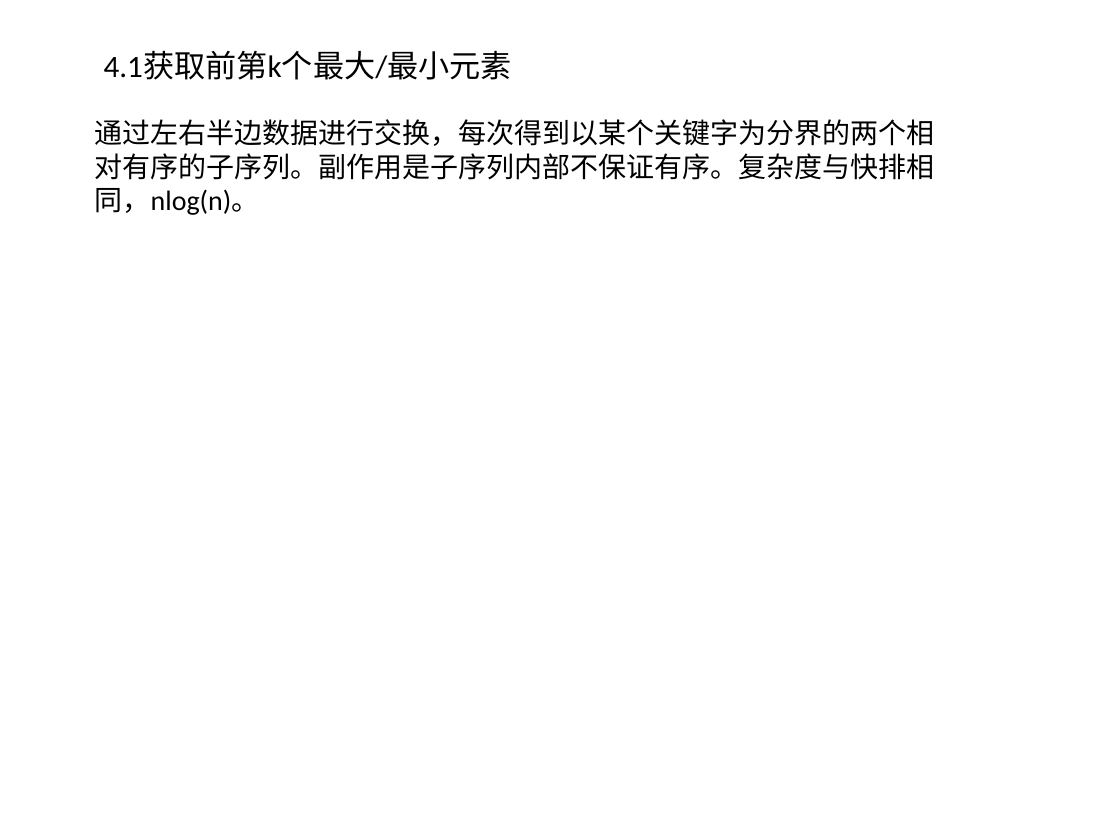
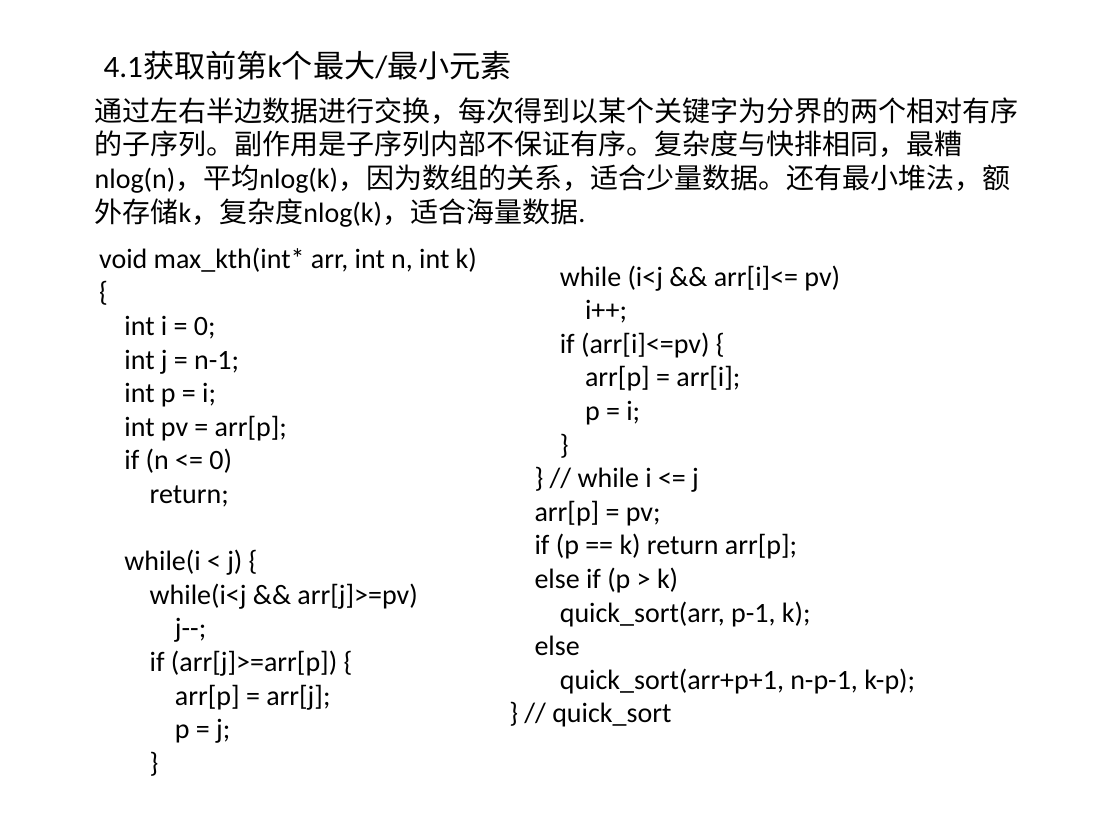
Before and after one commit to willkk/go, a slide deck: slide 6 of algos_summary.pptx. Drawn at 1120x840 pixels with LibreOffice and Linux fonts; fonts in the diff are those of the drawing. Boxes give left, top, right and bottom in pixels: in the first picture for what was removed or moved away, otherwise in the second. Text is boxed around its words. In the diff, an @@ line names an element or a change of style, - is before the commit and + after.

```diff
--- a/algos_summary.pptx
+++ b/algos_summary.pptx
@@ text at [95,97,1019,227]: text changed @@
-通过左右半边数据进行交换，每次得到以某个关键字为分界的两个相对有序的子序列。副作用是子序列内部不保证有序。复杂度与快排相同，nlog(n)。
+通过左右半边数据进行交换，每次得到以某个关键字为分界的两个相对有序的子序列。副作用是子序列内部不保证有序。复杂度与快排相同，最糟nlog(n)，平均nlog(k)，因为数组的关系，适合少量数据。还有最小堆法，额外存储k，复杂度nlog(k)，适合海量数据.
@@ text added at [99,247,477,743], 18 pt, text #000000 @@
+void max_kth(int* arr, int n, int k)
+{
+int i = 0;
+int j = n-1;
+int p = i;
+int pv = arr[p];
+if (n <= 0)
+return;
+while(i < j) {
+while(i<j && arr[j]>=pv)
+j--;
+if (arr[j]>=arr[p]) {
+arr[p] = arr[j];
+p = j;
+}
@@ text added at [535,265,915,727], 18 pt, text #000000 @@
+while (i<j && arr[i]<= pv)
+i++;
+if (arr[i]<=pv) {
+arr[p] = arr[i];
+p = i;
+}
+} // while i <= j
+arr[p] = pv;
+if (p == k) return arr[p];
+else if (p > k)
+quick_sort(arr, p-1, k);
+else
+quick_sort(arr+p+1, n-p-1, k-p);
+} // quick_sort
```
Also in this commit, not shown: 2 other slides changed, 1 other file.
